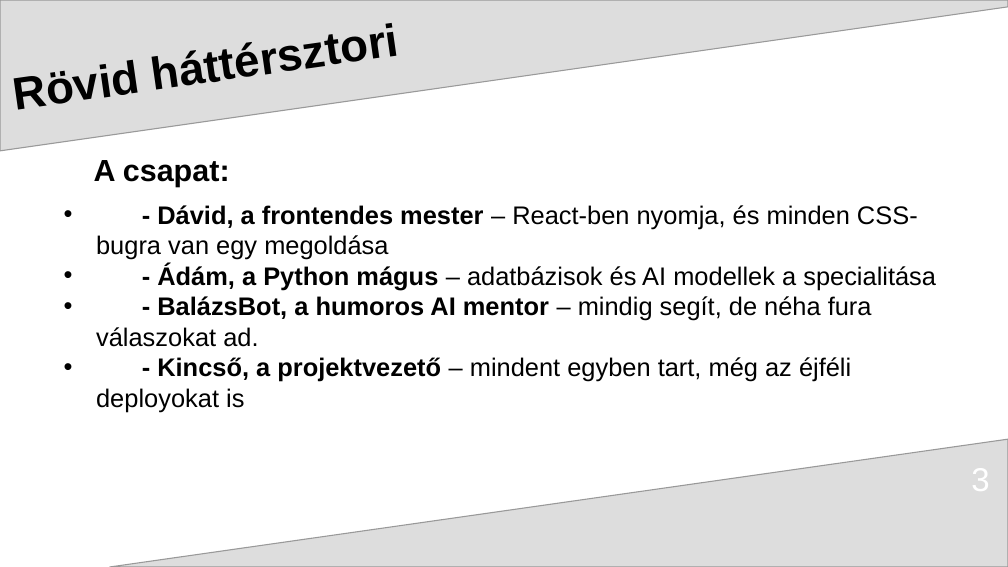
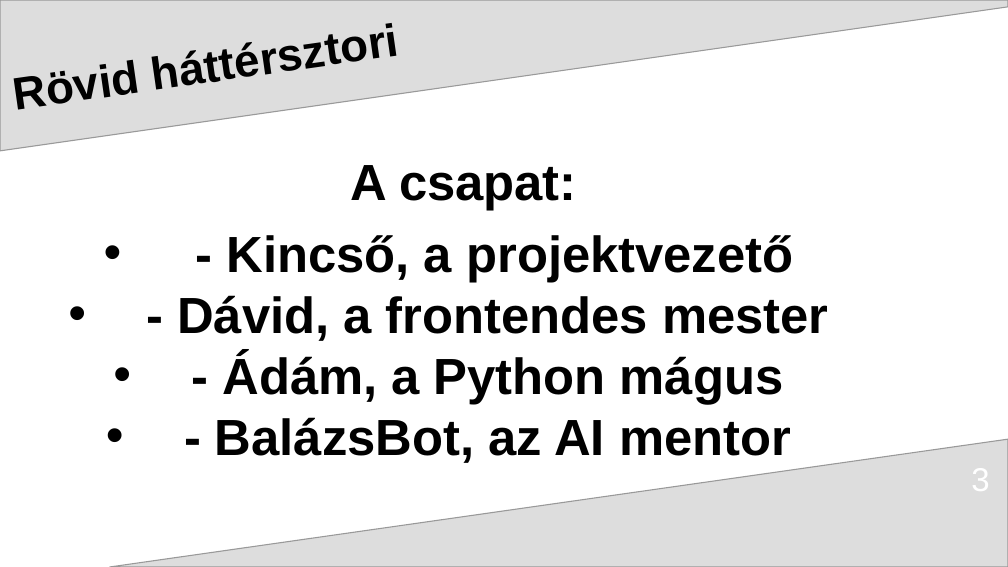
Before and after one commit to doomhyena/School-resources, a slide deck: slide 3 of 2024-25-13-evfolyam/ikt-I/masodik csoport munka.pptx. Drawn at 1008x567 pixels with LibreOffice and Linux fonts; fonts in the diff are those of the drawing. Boxes give left, top, right and bottom in pixels: in the first picture for what was removed or moved away, otherwise in the second. Text is boxed around its words. In the diff, an @@ line names an element or a change of style, - is before the commit and + after.

```diff
--- a/2024-25-13-evfolyam/ikt-I/masodik csoport munka.pptx
+++ b/2024-25-13-evfolyam/ikt-I/masodik csoport munka.pptx
@@ text "A csapat:": place and size @@
-text "A csapat:" at box(94, 160, 936, 412)
+text "A csapat:" at box(177, 165, 828, 463)
@@ text at box(350, 165, 577, 211): size 24 to 40 pt in "A csapat:"; alignment justified to centre @@
@@ text at box(177, 235, 828, 463): text changed; size 20 to 40 pt; bold on @@
-  • - Dávid, a frontendes mester – React-ben nyomja, és minden CSS- bugra van egy megoldása
-  • - Ádám, a Python mágus – adatbázisok és AI modellek a specialitása
-  • - BalázsBot, a humoros AI mentor – mindig segít, de néha fura válaszokat ad.
-  • - Kincső, a projektvezető – mindent egyben tart, még az éjféli deployokat is
+  • - Kincső, a projektvezető
+  • - Dávid, a frontendes mester
+  • - Ádám, a Python mágus
+  • - BalázsBot, az AI mentor
```
Also in this commit, not shown: 2 other slides changed, 19 other files.
